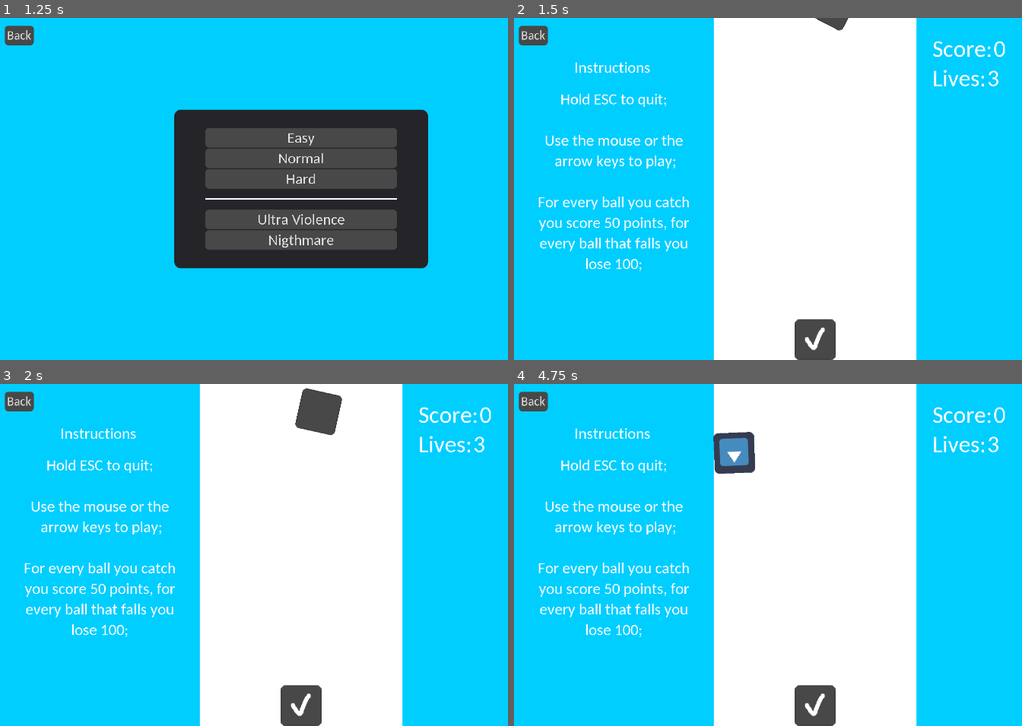
Above: before the commit, frames 1-4 (two rows, left to right).
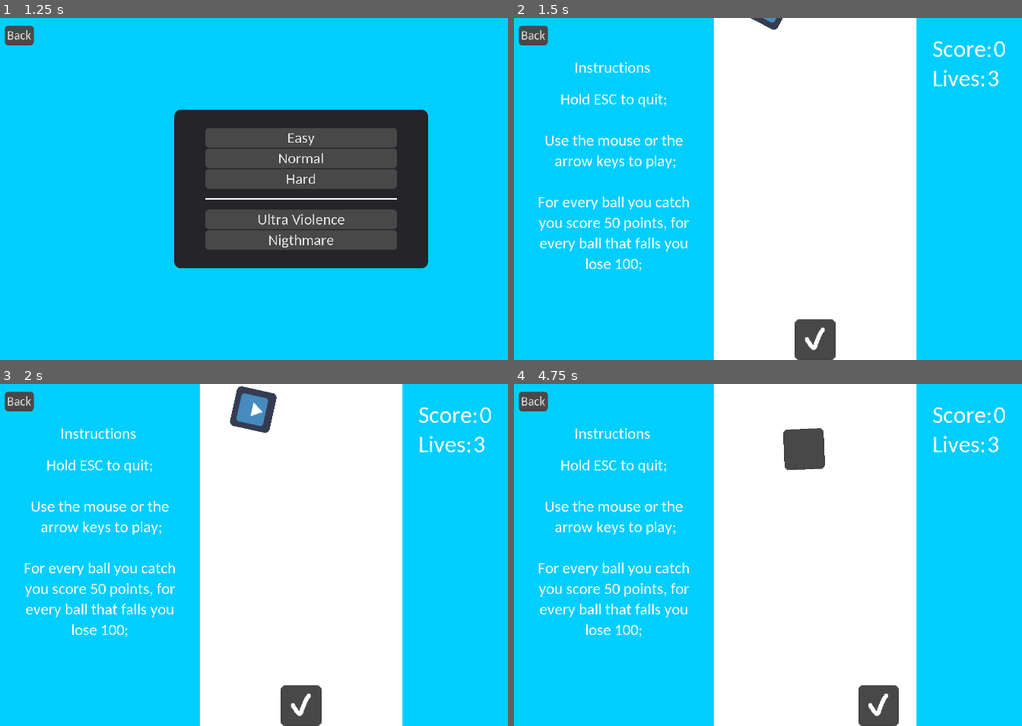
Above: after the commit, the same moments.

Repository: RasaHakaton/FallBall
Game: Godot game, scene res://MainMenu/MainMenu.tscn
The game is run twice, just before and just after one commit, with the same random seed, the same clock (stepped at 60 frames per second) and the same inputs. The engine's default icon, where the game draws it, is replaced by a stand-in: a white triangle on a blue panel in a dark square.
Inputs (mouse positions are in pixels of both pictures, inside the frame that each line leads up to):
- Up to frame 1 (1.25 s): click "Play" at 0.5 s
- Up to frame 2 (1.5 s): click "Easy" at 1.25 s
- Up to frame 3 (2 s): no input
- Up to frame 4 (4.75 s): click "Back" at 2 s; click "Play" at 2.75 s; click "Easy" at 3.5 s; move the mouse to (813, 708) at 4.27 s; hold Right (ui_right) from 4.28 s (still down); click (813, 708) at 4.35 s

Frame 1 is identical in both runs. In frame 2, 0.3% of the frame differs, in the area x 46-66%, y 0-4%; in frame 3, 1.9%; in frame 4, 3.6%, in the area x 39-76%, y 12-100%.

Commit message:
1st version of Arrow controls

Diff:
--- a/Game/CollectABall/Ball.gd
+++ b/Game/CollectABall/Ball.gd
@@ -29,26 +29,28 @@
 	#rotspeed = rotspeed + 0.001
 
 func _on_Player_body_entered(body):
-	position.y = -100
-	#randomize()
-	position.x = rand_range(704, 1216)
-	spritechoose()
-	speed = speed + sfp
-	if rotspeed <= rotmax:
-		rotspeed = rotspeed + rfp
-	elif rotspeed > rotmax:
-		rotspeed = rotmax
+	if body.name == "Ball":
+		position.y = -100
+		#randomize()
+		position.x = rand_range(704, 1216)
+		spritechoose()
+		speed = speed + sfp
+		if rotspeed <= rotmax:
+			rotspeed = rotspeed + rfp
+		elif rotspeed > rotmax:
+			rotspeed = rotmax
 
 func _on_DeathZone_body_entered(body):
-	position.y = -100
-	#randomize()
-	position.x = rand_range(704, 1216)
-	spritechoose()
-	speed = speed + sfd
-	if rotspeed <= rotmax:
-		rotspeed = rotspeed + rfd
-	elif rotspeed > rotmax:
-		rotspeed = rotmax
+	if body.name == "Ball":
+		position.y = -100
+		#randomize()
+		position.x = rand_range(704, 1216)
+		spritechoose()
+		speed = speed + sfd
+		if rotspeed <= rotmax:
+			rotspeed = rotspeed + rfd
+		elif rotspeed > rotmax:
+			rotspeed = rotmax
 
 func spritechoose():
 	if randi() % 2 == 0:
--- a/Game/Main.gd
+++ b/Game/Main.gd
@@ -1,31 +1,33 @@
 extends Node2D
 
 onready var a = 0
-onready var score = 200
+onready var score = 0
 onready var scorog = 0
-onready var lives = 5
+onready var lives = 3
 onready var init = true
 onready var scorelabel = $GameplayLoop/ScoreHolder/HBoxContainer/Score
 onready var liveslabel = $GameplayLoop/ScoreHolder/LiveBox/Lives
 
 
 func _on_Player_body_entered(body):
-	score = score + 50
-	if (score - scorog) == 50*20:
-		if lives < 3:
-			lives = lives + 1
-		scorog = score
-	init = false
+	if body.name == "Ball":
+		score = score + 50
+		if (score - scorog) == 50*20:
+			if lives < 3:
+				lives = lives + 1
+			scorog = score
+		init = false
 
 func _on_DeathZone_body_entered(body):
-	score = score - 100
-	lives = lives - 1
-	init = false
+	if body.name == "Ball":
+		score = score - 100
+		lives = lives - 1
+		init = false
 
 func _physics_process(delta):
 	scorelabel.text = str(score)
 	liveslabel.text = str(lives)
-	if score <= 0 and init == false and a == 1:
+	if score < 1 and init == false and a == 1:
 		$GameplayLoop.visible = false
 		$TryAgain.visible = true
 	if lives <= 0 and init == false and a == 1:
--- a/Game/Player/Player.gd
+++ b/Game/Player/Player.gd
@@ -14,6 +14,10 @@
 		position.x = 704
 	if position.x > 1216:
 		position.x = 1216
+	if Input.is_action_pressed("ui_left") or Input.is_action_pressed("ui_right"):
+		var x = Input.get_action_strength("ui_right") - Input.get_action_strength("ui_left")
+		position.x = position.x + x*10
+
 func _input_event(viewport, event, shape_idx ):
 	if Input.is_action_just_pressed("left_click"):
 		clicked = true
--- a/MainMenu/Settings/Settings.gd
+++ b/MainMenu/Settings/Settings.gd
@@ -20,12 +20,27 @@
 	checkbox.set_toggle_mode(true)
 
 func _on_Button_pressed():
+	#if OS.window_fullscreen == true:
+	#	checkbox.set_toggle_mode(true)
+	#	checkbox.toggle_mode = true
+	#	print ("whistle1")
 	if applied == 0:
 		emit_signal("dontchange")
 		if checkbox.toggle_mode == true and OS.window_fullscreen == false:
 			emit_signal("uncheck")
+		#if OS.window_fullscreen == true and checkbox.toggle_mode == false:
+		#	checkbox.toggle_mode(true)
+		#	checkbox.toggle_mode = true
+		#	print ("whistle2")
 	elif applied == 1:
 		applied = 0
 		if checkbox.toggle_mode == true and OS.window_fullscreen == false:
 			emit_signal("uncheck")
+		#if OS.window_fullscreen == true and checkbox.toggle_mode == false:
+		#	checkbox.toggle_mode(true)
+		#	checkbox.toggle_mode = true
+		#	print ("whistle3")
+	#if OS.window_fullscreen == true:
+	#	checkbox.set_toggle_mode(true)
+	#	checkbox.toggle_mode = true
 	visible = false
